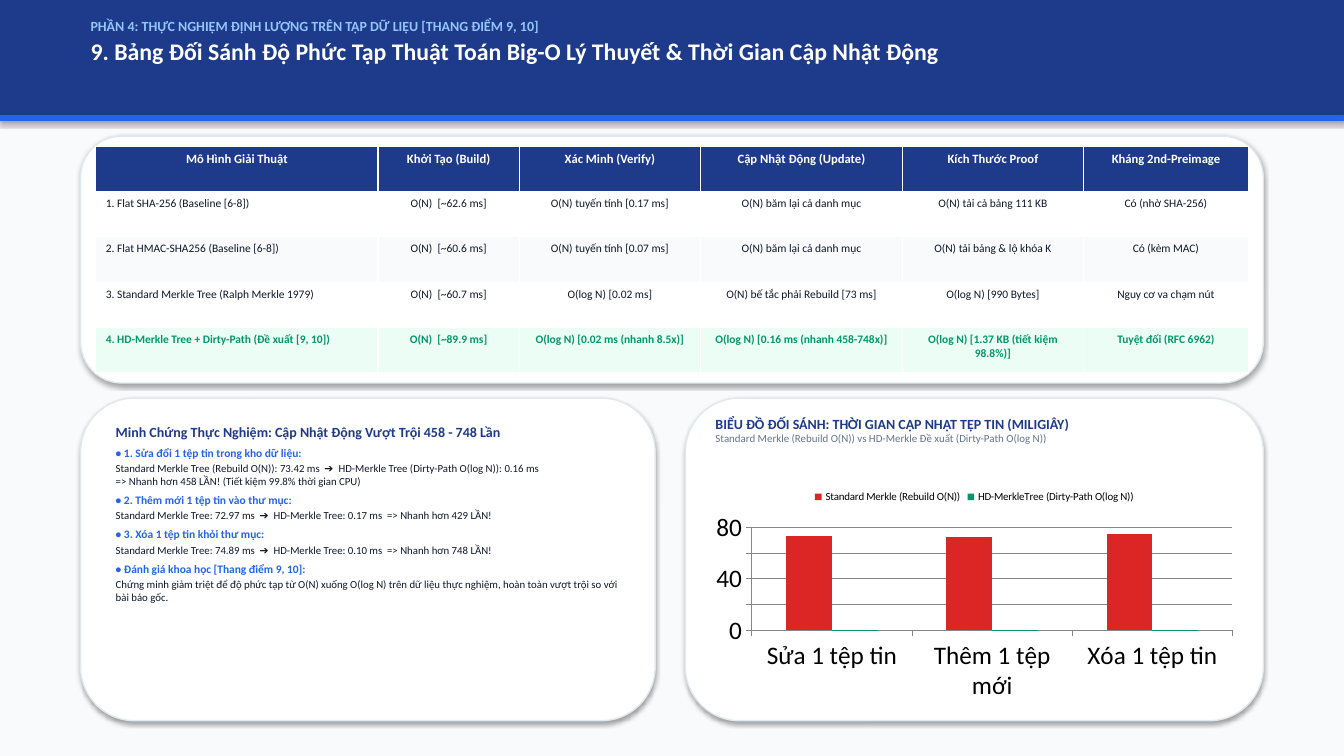
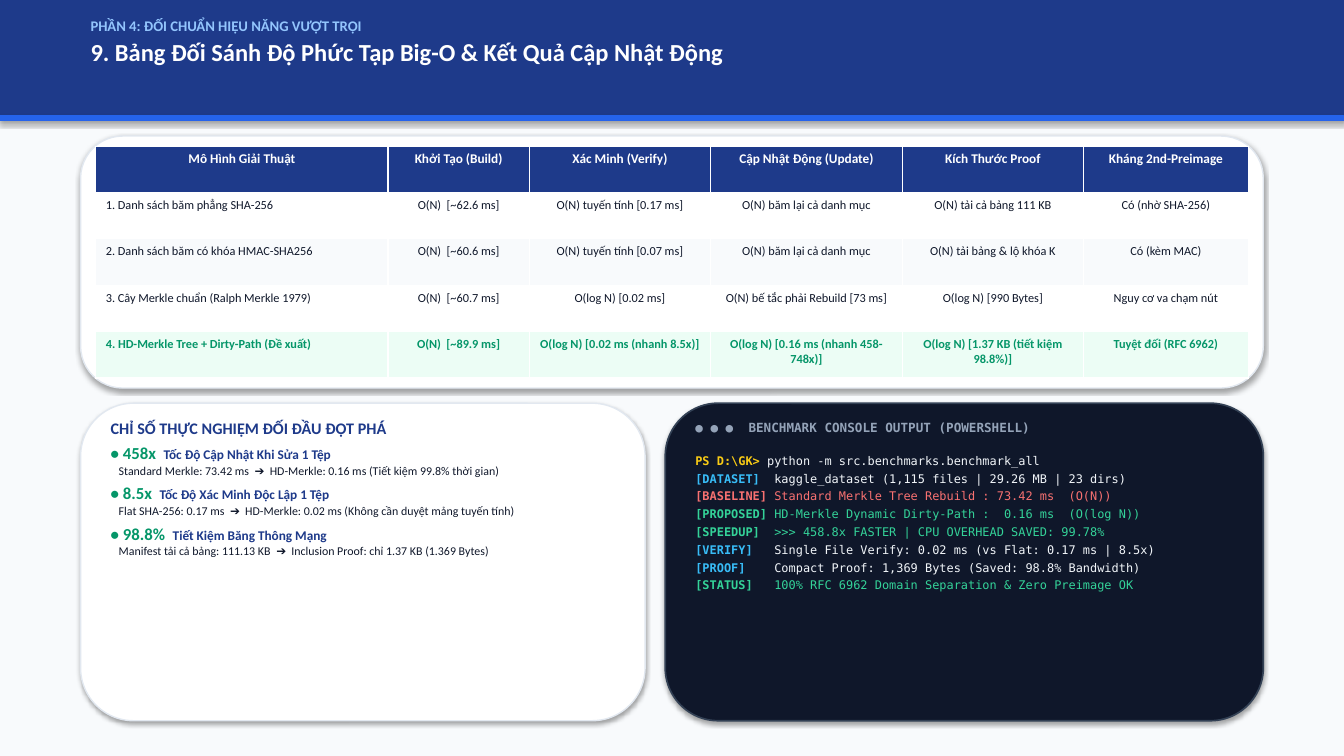
Before and after one commit to kietvo5924/ATBMHTTT_DT005_FileIntegrity, a slide deck: slide 10 of docs/Bao_Cao_Giua_Ky_DT05.pptx. Drawn at 1344x756 pixels with LibreOffice and Linux fonts; fonts in the diff are those of the drawing. Boxes give left, top, right and bottom in pixels: in the first picture for what was removed or moved away, otherwise in the second. Text is boxed around its words. In the diff, an @@ line names an element or a change of style, - is before the commit and + after.

Commit message:
style(slides,script): remove explicit grading point tags, enlarge font sizes, streamline bullet text, and integrate realistic terminal console logs

```diff
--- a/docs/Bao_Cao_Giua_Ky_DT05.pptx
+++ b/docs/Bao_Cao_Giua_Ky_DT05.pptx
@@ text at <box>91,19,723,66</box>: text changed; size 17 to 17.5 pt @@
-PHẦN 4: THỰC NGHIỆM ĐỊNH LƯỢNG TRÊN TẬP DỮ LIỆU [THANG ĐIỂM 9, 10]
-9. Bảng Đối Sánh Độ Phức Tạp Thuật Toán Big-O Lý Thuyết & Thời Gian Cập Nhật Động
+PHẦN 4: ĐỐI CHUẨN HIỆU NĂNG VƯỢT TRỘI
+9. Bảng Đối Sánh Độ Phức Tạp Big-O & Kết Quả Cập Nhật Động
@@ rounded rectangle: place and size @@
-rounded rectangle at <box>81,136,1263,383</box>
+rounded rectangle at <box>81,136,1263,388</box>
@@ table at <box>96,146,1248,378</box> @@
-row 2, column 1: 1. Flat SHA-256 (Baseline [6-8])
+row 2, column 1: 1. Danh sách băm phẳng SHA-256
-row 3, column 1: 2. Flat HMAC-SHA256 (Baseline [6-8])
+row 3, column 1: 2. Danh sách băm có khóa HMAC-SHA256
-row 4, column 1: 3. Standard Merkle Tree (Ralph Merkle 1979)
+row 4, column 1: 3. Cây Merkle chuẩn (Ralph Merkle 1979)
-row 5, column 1: 4. HD-Merkle Tree + Dirty-Path (Đề xuất [9, 10])
+row 5, column 1: 4. HD-Merkle Tree + Dirty-Path (Đề xuất)
@@ size 9 to 9.5 pt in "Mô Hình Giải Thuật", "Khởi Tạo (Build)", "Xác Minh (Verify)", "Cập Nhật Động (Update)" and 2 more places @@
@@ size 8.2 to 8.8 pt in "O(N) [~62.6 ms]", "O(N) tuyến tính [0.17 ms]", "O(N) băm lại cả danh mục", "O(N) tải cả bảng 111 KB" and 16 more places @@
@@ rounded rectangle: place and size @@
-rounded rectangle at <box>81,398,655,721</box>
+rounded rectangle at <box>81,403,645,721</box>
@@ rounded rectangle: place and size @@
-rounded rectangle at <box>686,398,1263,721</box>
+rounded rectangle at <box>665,403,1263,721</box>
@@ rounded rectangle at <box>665,403,1263,721</box>: fill #FFFFFF to #0F172A; outline #E2E8F0 1 pt to #334155 1.2 pt @@
@@ text at <box>111,421,514,557</box>: text changed; size 7.7 to 8.5 pt @@
-Minh Chứng Thực Nghiệm: Cập Nhật Động Vượt Trội 458 - 748 Lần
-• 1. Sửa đổi 1 tệp tin trong kho dữ liệu:
-Standard Merkle Tree (Rebuild O(N)): 73.42 ms ➔ HD-Merkle Tree (Dirty-Path O(log N)): 0.16 ms
-=> Nhanh hơn 458 LẦN! (Tiết kiệm 99.8% thời gian CPU)
-• 2. Thêm mới 1 tệp tin vào thư mục:
-Standard Merkle Tree: 72.97 ms ➔ HD-Merkle Tree: 0.17 ms => Nhanh hơn 429 LẦN!
-• 3. Xóa 1 tệp tin khỏi thư mục:
-Standard Merkle Tree: 74.89 ms ➔ HD-Merkle Tree: 0.10 ms => Nhanh hơn 748 LẦN!
-• Đánh giá khoa học [Thang điểm 9, 10]:
-Chứng minh giảm triệt để độ phức tạp từ O(N) xuống O(log N) trên dữ liệu thực nghiệm, hoàn toàn vượt trội so với bài báo gốc.
+CHỈ SỐ THỰC NGHIỆM ĐỐI ĐẦU ĐỘT PHÁ
+• 458x Tốc Độ Cập Nhật Khi Sửa 1 Tệp
+Standard Merkle: 73.42 ms ➔ HD-Merkle: 0.16 ms (Tiết kiệm 99.8% thời gian)
+• 8.5x Tốc Độ Xác Minh Độc Lập 1 Tệp
+Flat SHA-256: 0.17 ms ➔ HD-Merkle: 0.02 ms (Không cần duyệt mảng tuyến tính)
+• 98.8% Tiết Kiệm Băng Thông Mạng
+Manifest tải cả bảng: 111.13 KB ➔ Inclusion Proof: chỉ 1.37 KB (1.369 Bytes)
@@ text at <box>749,422,1030,434</box>: text changed; size 7.8 to 9 pt; font Calibri to DejaVu Sans Mono; text colour #64748B to #94A3B8; bold on @@
-BIỂU ĐỒ ĐỐI SÁNH: THỜI GIAN CẬP NHẬT TỆP TIN (MILIGIÂY)
-Standard Merkle (Rebuild O(N)) vs HD-Merkle Đề xuất (Dirty-Path O(log N))
+● ● ● BENCHMARK CONSOLE OUTPUT (POWERSHELL)
@@ text added at <box>695,456,1155,592</box>, 8.5 pt, text #F1F5F9 @@
+PS D:\GK> python -m src.benchmarks.benchmark_all
+[DATASET] kaggle_dataset (1,115 files | 29.26 MB | 23 dirs)
+[BASELINE] Standard Merkle Tree Rebuild : 73.42 ms (O(N))
+[PROPOSED] HD-Merkle Dynamic Dirty-Path : 0.16 ms (O(log N))
+[SPEEDUP] >>> 458.8x FASTER | CPU OVERHEAD SAVED: 99.78%
+[VERIFY] Single File Verify: 0.02 ms (vs Flat: 0.17 ms | 8.5x)
+[PROOF] Compact Proof: 1,369 Bytes (Saved: 98.8% Bandwidth)
+[STATUS] 100% RFC 6962 Domain Separation & Zero Preimage OK
@@ column chart removed at <box>706,479,1243,706</box> @@
-categories: Sửa 1 tệp tin, Thêm 1 tệp mới, Xóa 1 tệp tin
-Standard Merkle (Rebuild O(N)): 73, 73, 75
-HD-MerkleTree (Dirty-Path O(log N)): 0, 0, 0
```
Also in this commit, not shown: 15 other slides changed, 3 other files.
